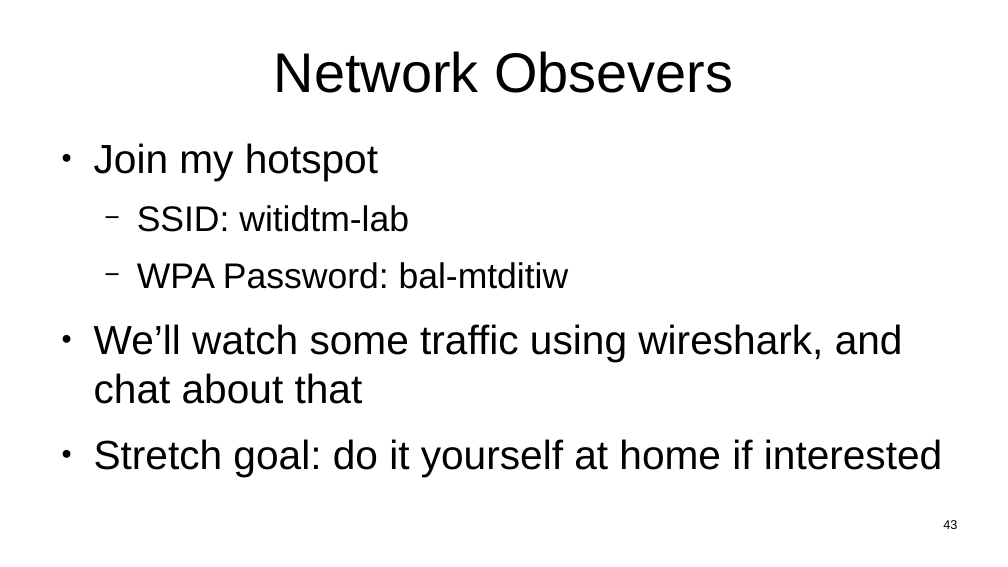
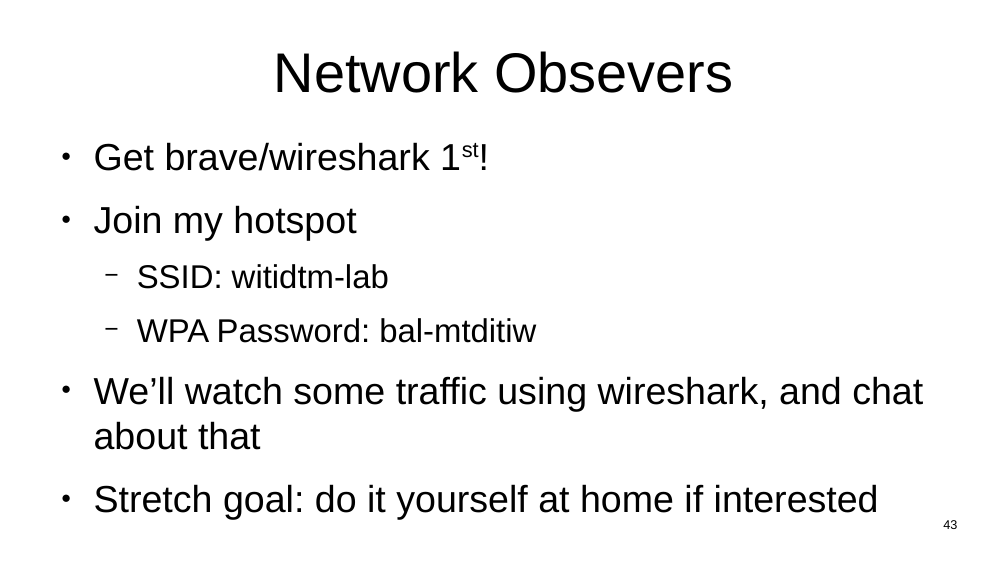
Before and after one commit to sftcd/witidtm, a slide deck: slide 43 of lectures/2026-2027/labs.odp. Drawn at 1008x567 pixels with LibreOffice and Linux fonts; fonts in the diff are those of the drawing. Boxes give left, top, right and bottom in pixels: in the first picture for what was removed or moved away, otherwise in the second. Text is boxed around its words. In the diff, an @@ line names an element or a change of style, - is before the commit and + after.

```diff
--- a/lectures/2026-2027/labs.odp
+++ b/lectures/2026-2027/labs.odp
@@ text at [94, 142, 430, 171]: paragraph added @@
+● Get brave/wireshark 1st!
@@ text at [94, 205, 923, 519]: size 32 to 29.6 pt in "Join my hotspot", "We’ll watch some traffic using wireshark, and ...", "Stretch goal: do it yourself at home ..."; size 28 to 25.9 pt in "SSID: witidtm-lab", "WPA Password: bal-mtditiw" @@
```
Also in this commit, not shown: 3 other slides changed, 5 other files.
